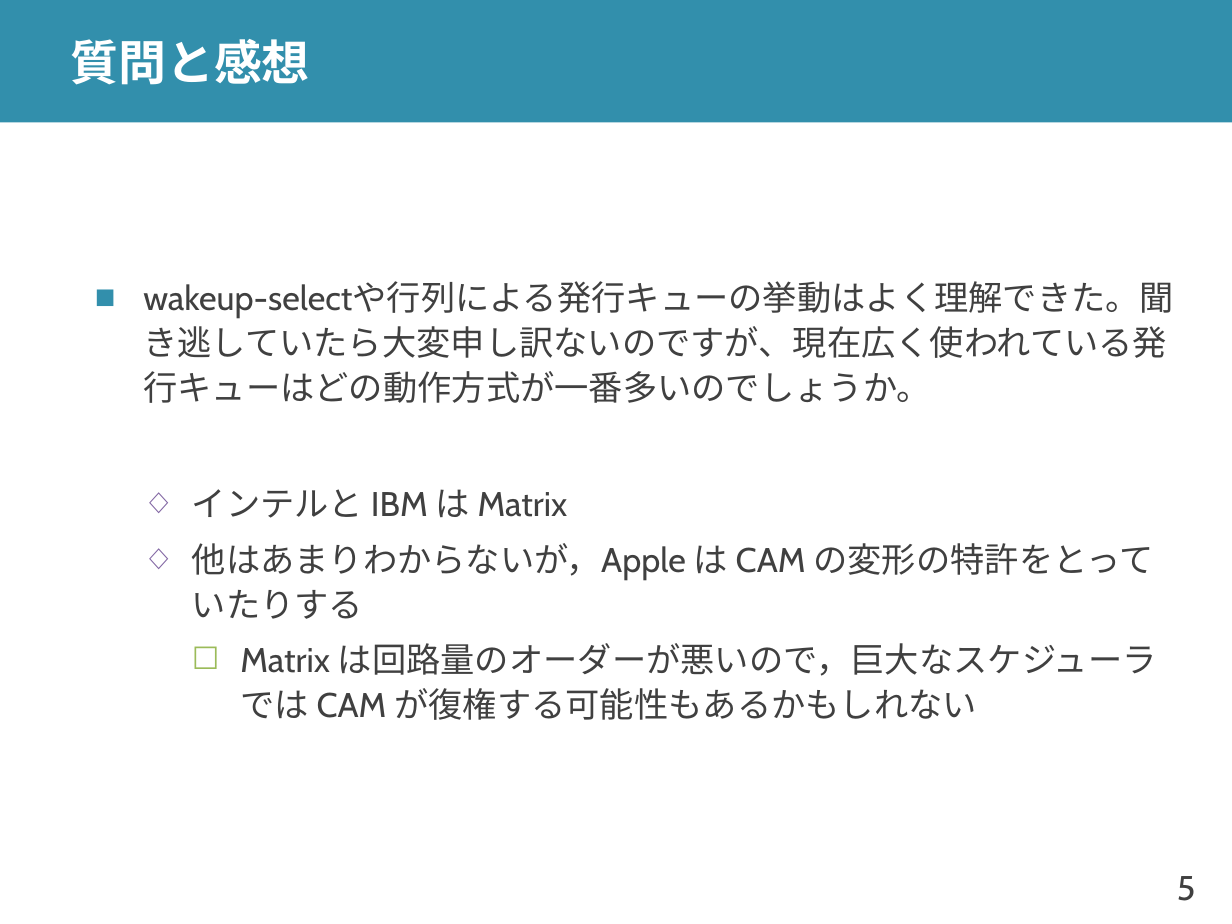
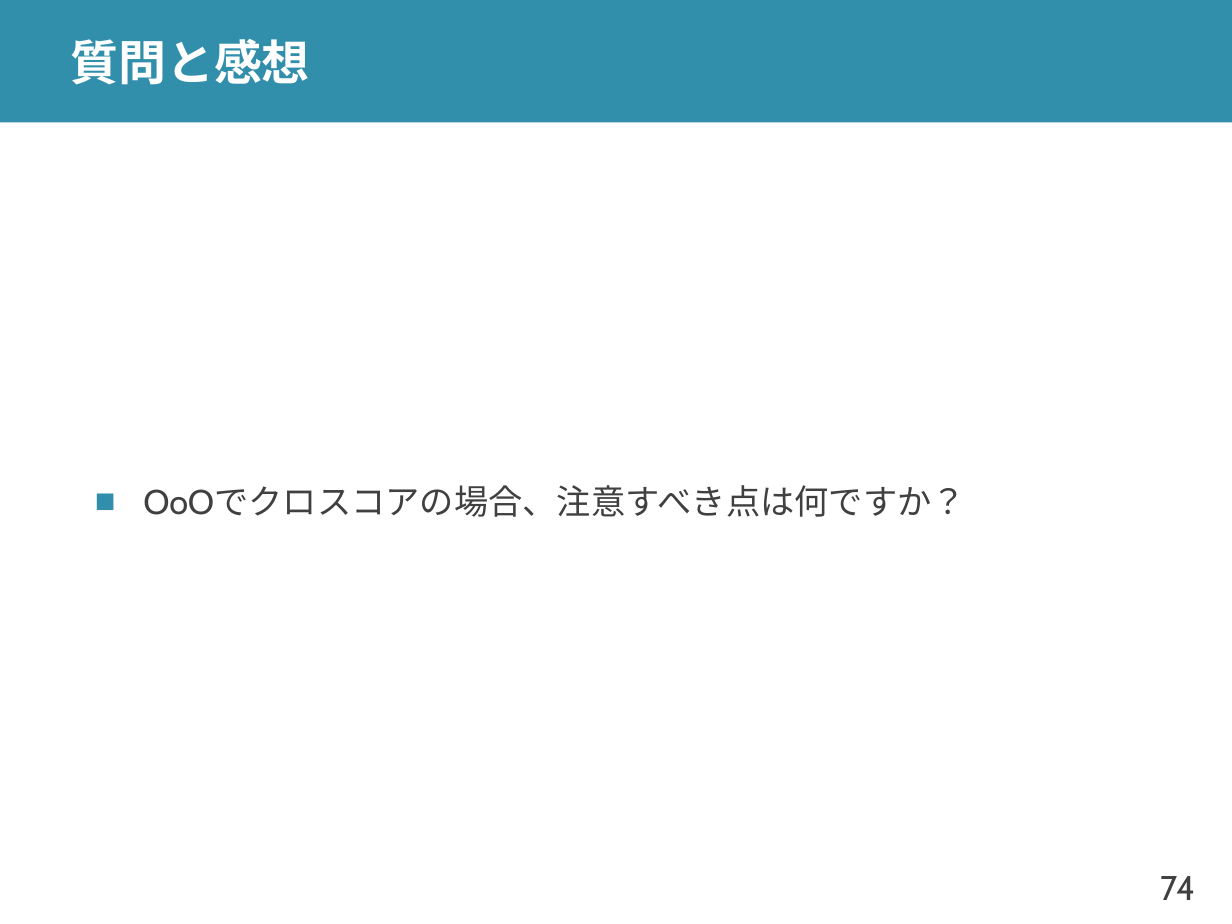
Before and after one commit to shioyadan/advanced-computer-organization, a slide deck: slide 74 of aco-shioya-10.pptx (slide 5 before the commit). Drawn at 1232x924 pixels with LibreOffice and Linux fonts; fonts in the diff are those of the drawing. Boxes give left, top, right and bottom in pixels: in the first picture for what was removed or moved away, otherwise in the second. Text is boxed around its words. In the diff, an @@ line names an element or a change of style, - is before the commit and + after.

```diff
--- a/aco-shioya-10.pptx
+++ b/aco-shioya-10.pptx
@@ text at (143,485,966,517): text changed @@
-■ wakeup-selectや行列による発行キューの挙動はよく理解できた。聞き逃していたら大変申し訳ないのですが、現在広く使われている発行キューはどの動作方式が一番多いのでしょうか。
-  ◇ インテルと IBM は Matrix
-  ◇ 他はあまりわからないが，Apple は CAM の変形の特許をとっていたりする
-    ☐ Matrix は回路量のオーダーが悪いので，巨大なスケジューラでは CAM が復権する可能性もあるかもしれない
+■ OoOでクロスコアの場合、注意すべき点は何ですか？
@@ page number at (1160,876,1195,900): text changed @@
-5
+74
```
Also in this commit, not shown: 17 other slides changed, 2 slides added, 14 slides removed, 1 other file.
